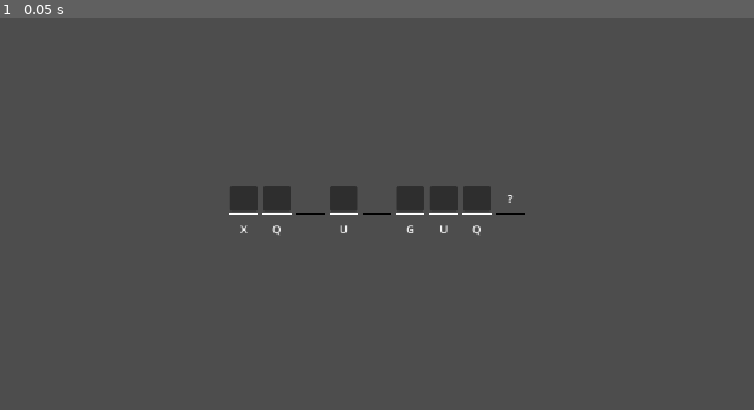
Above: before the commit, frame 1.
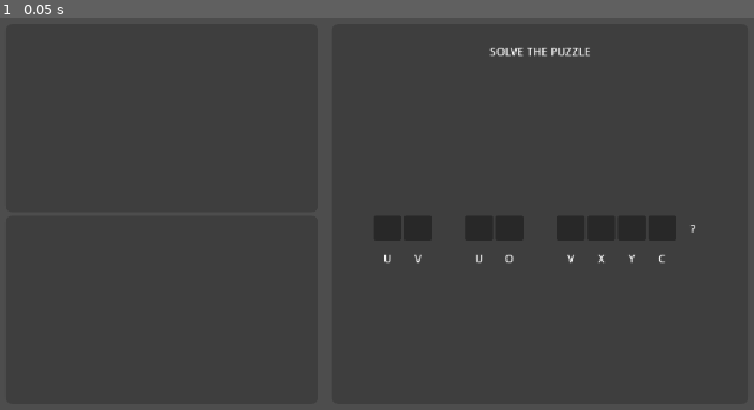
Above: after the commit, the same moment.

Repository: sandre-to/bachelor2026-frontend
Game: Godot game, scene res://assets/tools/cryptogram/cryptogram.tscn
Same seed, same stepped clock (60 frames per second), same inputs: the game is played once before the commit and once after it. Before the commit the project starts from res://scenes/tools/cryptogram/cryptogram.tscn.
Inputs:
- Up to frame 1 (0.05 s): no input

The runs differ from the first frame. In frame 1, 2.5% of the frame differs, in the area x 30-93%, y 7-63%.

Commit message:
Starter på bruker input

Diff:
--- /dev/null
+++ b/assets/tools/cryptogram/crypto-theme.tres
@@ -0,0 +1,11 @@
+[gd_resource type="Theme" format=3 uid="uid://bevarwxrnatg"]
+
+[sub_resource type="StyleBoxFlat" id="StyleBoxFlat_ak0rv"]
+bg_color = Color(0.24477637, 0.2447764, 0.24477637, 1)
+corner_radius_top_left = 10
+corner_radius_top_right = 10
+corner_radius_bottom_right = 10
+corner_radius_bottom_left = 10
+
+[resource]
+Panel/styles/panel = SubResource("StyleBoxFlat_ak0rv")
--- a/scenes/tools/cryptogram/cryptogram.gd
+++ b/assets/tools/cryptogram/cryptogram.gd
@@ -15,8 +15,7 @@
 @export var test_string: String = ""
 @export var letter_box_scene: PackedScene
 
-@onready var h_box_container: HBoxContainer = %HBoxContainer
-@onready var grid_container: GridContainer = %GridContainer
+@onready var word_manager: GridContainer = %WordManager
 
 var mapped_letters: Dictionary[String, String] = {}
 
@@ -63,12 +62,13 @@
 	for letter in words:
 		var lower_case_letter := letter.to_lower()
 		var letter_box: LetterBox = letter_box_scene.instantiate()
-		grid_container.add_child(letter_box)
+		word_manager.add_child(letter_box)
 
 		# Mellomrom i setningen.
 		if letter == " ":
 			letter_box.button.disabled = true
-			letter_box.button.modulate = 0
+			letter_box.button.self_modulate = 0
+			letter_box.line.hide()
 			continue
 
 		# Sjekker om bokstavene som er sendt finnes i alfabetet
@@ -85,3 +85,4 @@
 		# Denne delen kjører kun hvis det er symboler eller annet.
 		letter_box.button.self_modulate = 0
 		letter_box.guessed_letter.text = letter
+		letter_box.line.hide()
--- /dev/null
+++ b/assets/tools/cryptogram/cryptogram.tscn
@@ -0,0 +1,78 @@
+[gd_scene format=3 uid="uid://dwxgp4h2t0jwm"]
+
+[ext_resource type="Theme" uid="uid://bevarwxrnatg" path="res://assets/tools/cryptogram/crypto-theme.tres" id="1_dk2ld"]
+[ext_resource type="Script" uid="uid://bcle7l7mbmwke" path="res://assets/tools/cryptogram/cryptogram.gd" id="1_iplmf"]
+[ext_resource type="PackedScene" uid="uid://c5fsrvarkxfyu" path="res://assets/tools/cryptogram/letter_box.tscn" id="2_ak0rv"]
+
+[node name="Cryptogram" type="Control" unique_id=2122768395]
+layout_mode = 3
+anchors_preset = 15
+anchor_right = 1.0
+anchor_bottom = 1.0
+grow_horizontal = 2
+grow_vertical = 2
+theme = ExtResource("1_dk2ld")
+script = ExtResource("1_iplmf")
+test_string = "Is it safe?"
+letter_box_scene = ExtResource("2_ak0rv")
+
+[node name="MarginContainer" type="MarginContainer" parent="." unique_id=432365300]
+layout_mode = 1
+anchors_preset = 15
+anchor_right = 1.0
+anchor_bottom = 1.0
+offset_left = -3.0
+offset_right = 3.0
+grow_horizontal = 2
+grow_vertical = 2
+theme_override_constants/margin_left = 50
+theme_override_constants/margin_top = 50
+theme_override_constants/margin_right = 50
+theme_override_constants/margin_bottom = 50
+
+[node name="HBoxContainer" type="HBoxContainer" parent="MarginContainer" unique_id=479246492]
+custom_minimum_size = Vector2(40, 80)
+layout_mode = 2
+theme_override_constants/separation = 20
+alignment = 1
+
+[node name="VBoxContainer" type="VBoxContainer" parent="MarginContainer/HBoxContainer" unique_id=1452733025]
+layout_mode = 2
+size_flags_horizontal = 0
+
+[node name="Panel" type="Panel" parent="MarginContainer/HBoxContainer/VBoxContainer" unique_id=490163806]
+custom_minimum_size = Vector2(450, 0)
+layout_mode = 2
+size_flags_horizontal = 4
+size_flags_vertical = 3
+
+[node name="Panel2" type="Panel" parent="MarginContainer/HBoxContainer/VBoxContainer" unique_id=1159326427]
+layout_mode = 2
+size_flags_vertical = 3
+
+[node name="Panel" type="Panel" parent="MarginContainer/HBoxContainer" unique_id=2093606927]
+custom_minimum_size = Vector2(600, 0)
+layout_mode = 2
+size_flags_horizontal = 6
+
+[node name="VBoxContainer" type="VBoxContainer" parent="MarginContainer/HBoxContainer/Panel" unique_id=1293032298]
+layout_mode = 1
+anchors_preset = 15
+anchor_right = 1.0
+anchor_bottom = 1.0
+grow_horizontal = 2
+grow_vertical = 2
+
+[node name="Label" type="Label" parent="MarginContainer/HBoxContainer/Panel/VBoxContainer" unique_id=1578078753]
+custom_minimum_size = Vector2(0, 80)
+layout_mode = 2
+text = "SOLVE THE PUZZLE"
+horizontal_alignment = 1
+vertical_alignment = 1
+
+[node name="WordManager" type="GridContainer" parent="MarginContainer/HBoxContainer/Panel/VBoxContainer" unique_id=898777713]
+unique_name_in_owner = true
+layout_mode = 2
+size_flags_horizontal = 4
+size_flags_vertical = 6
+columns = 12
--- /dev/null
+++ b/assets/tools/cryptogram/letter_box.gd
@@ -0,0 +1,38 @@
+class_name LetterBox extends Panel
+
+@onready var guessed_letter: Label = %GuessedLetter
+@onready var sub_letter: Label = $VBoxContainer/SubLetter
+@onready var line: Panel = $VBoxContainer/Panel
+@onready var button: Button = $%Button
+
+var focused: bool = false
+
+func _input(event: InputEvent) -> void:
+	if not focused:
+		return
+
+	# Fjern bokstaven hvis spilleren trykker på backspace.
+	if event.is_action_pressed("backspace"):
+		set_guessed_letter("")
+		button.release_focus()
+		button.button_pressed = false
+		return
+
+	# Setter inn gjettet bokstav.
+	var input_letter := event.as_text()
+	if input_letter.length() != 1:
+		return
+
+	button.release_focus()
+	button.button_pressed = false
+	set_guessed_letter(input_letter)
+
+func set_guessed_letter(input_letter: String) -> void:
+	guessed_letter.text = input_letter.to_upper()
+
+# Sub letter er den krypterte bokstaven.
+func set_sub_letter(input_letter: String) -> void:
+	sub_letter.text = input_letter.to_upper()
+
+func _on_button_toggled(toggled_on: bool) -> void:
+	focused = toggled_on
--- a/scenes/tools/cryptogram/letter_box.tscn
+++ b/assets/tools/cryptogram/letter_box.tscn
@@ -1,7 +1,10 @@
 [gd_scene format=3 uid="uid://c5fsrvarkxfyu"]
 
-[ext_resource type="Theme" uid="uid://dbiogwry113ua" path="res://scenes/tools/cryptogram/letter_box_theme.tres" id="1_7swl5"]
-[ext_resource type="Script" uid="uid://dw7vjdb6nw3kn" path="res://scenes/tools/cryptogram/letter_box.gd" id="2_54wdr"]
+[ext_resource type="Script" uid="uid://dw7vjdb6nw3kn" path="res://assets/tools/cryptogram/letter_box.gd" id="2_54wdr"]
+
+[sub_resource type="StyleBoxFlat" id="StyleBoxFlat_djvoj"]
+bg_color = Color(0.35906905, 0.35906908, 0.35906896, 1)
+draw_center = false
 
 [sub_resource type="LabelSettings" id="LabelSettings_54wdr"]
 
@@ -23,7 +26,6 @@
 grow_vertical = 2
 size_flags_horizontal = 3
 size_flags_vertical = 3
-theme = ExtResource("1_7swl5")
 script = ExtResource("2_54wdr")
 
 [node name="VBoxContainer" type="VBoxContainer" parent="." unique_id=809700673]
@@ -35,13 +37,18 @@
 grow_vertical = 2
 alignment = 1
 
-[node name="Button" type="Button" parent="VBoxContainer" unique_id=1226896190]
+[node name="GuessedLetter" type="Label" parent="VBoxContainer" unique_id=1062447165]
+unique_name_in_owner = true
 layout_mode = 2
 size_flags_vertical = 3
-toggle_mode = true
+theme_override_styles/normal = SubResource("StyleBoxFlat_djvoj")
+label_settings = SubResource("LabelSettings_54wdr")
+horizontal_alignment = 1
+vertical_alignment = 1
 
-[node name="GuessedLetter" type="Label" parent="VBoxContainer/Button" unique_id=1062447165]
+[node name="Button" type="Button" parent="VBoxContainer/GuessedLetter" unique_id=1226896190]
 unique_name_in_owner = true
+show_behind_parent = true
 layout_mode = 1
 anchors_preset = 15
 anchor_right = 1.0
@@ -49,9 +56,7 @@
 grow_horizontal = 2
 grow_vertical = 2
 size_flags_vertical = 3
-label_settings = SubResource("LabelSettings_54wdr")
-horizontal_alignment = 1
-vertical_alignment = 1
+toggle_mode = true
 
 [node name="Panel" type="Panel" parent="VBoxContainer" unique_id=875115884]
 layout_mode = 2
@@ -65,4 +70,4 @@
 horizontal_alignment = 1
 vertical_alignment = 1
 
-[connection signal="toggled" from="VBoxContainer/Button" to="." method="_on_button_toggled"]
+[connection signal="toggled" from="VBoxContainer/GuessedLetter/Button" to="." method="_on_button_toggled"]
--- a/scenes/tools/cryptogram/letter_box_theme.tres
+++ b/assets/tools/cryptogram/letter_box_theme.tres
@@ -1,3 +1,4 @@
 [gd_resource type="Theme" format=3 uid="uid://dbiogwry113ua"]
 
 [resource]
+Label/styles/normal = null
--- a/scenes/tools/password_breaker/password_breaker.tscn
+++ b/assets/tools/password_breaker/password_breaker.tscn
@@ -1,6 +1,7 @@
-[gd_scene load_steps=6 format=3 uid="uid://bi1flxy02hves"]
-
-[ext_resource type="Shader" uid="uid://cc6cy5181oha2" path="res://scenes/tools/portfinder/portfinder_scene.gdshader" id="1_bwm4j"]
+[gd_scene format=3 uid="uid://bi1flxy02hves"]
+
+[ext_resource type="Shader" uid="uid://cc6cy5181oha2" path="res://assets/tools/portfinder/portfinder_scene.gdshader" id="1_bwm4j"]
+
 
 [sub_resource type="ShaderMaterial" id="ShaderMaterial_u1dy7"]
 shader = ExtResource("1_bwm4j")
--- a/scenes/tools/portfinder/portfinder_scene.tscn
+++ b/assets/tools/portfinder/portfinder_scene.tscn
@@ -1,7 +1,8 @@
-[gd_scene load_steps=6 format=3 uid="uid://ci0qy2icdgh4o"]
+[gd_scene format=3 uid="uid://ci0qy2icdgh4o"]
 
-[ext_resource type="Script" uid="uid://dw5q6yd5vy3jp" path="res://scenes/tools/portfinder/portfinder_scene.gd" id="1_27as4"]
-[ext_resource type="Shader" uid="uid://cc6cy5181oha2" path="res://scenes/tools/portfinder/portfinder_scene.gdshader" id="2_1gmsj"]
+[ext_resource type="Script" uid="uid://dw5q6yd5vy3jp" path="res://assets/tools/portfinder/portfinder_scene.gd" id="1_27as4"]
+[ext_resource type="Shader" uid="uid://cc6cy5181oha2" path="res://assets/tools/portfinder/portfinder_scene.gdshader" id="2_1gmsj"]
+
 
 [sub_resource type="ShaderMaterial" id="ShaderMaterial_iergq"]
 shader = ExtResource("2_1gmsj")
--- a/icon.svg
+++ /dev/null
@@ -1 +0,0 @@
-<svg xmlns="http://www.w3.org/2000/svg" width="128" height="128"><rect width="124" height="124" x="2" y="2" fill="#363d52" stroke="#212532" stroke-width="4" rx="14"/><g fill="#fff" transform="translate(12.322 12.322)scale(.101)"><path d="M105 673v33q407 354 814 0v-33z"/><path fill="#478cbf" d="m105 673 152 14q12 1 15 14l4 67 132 10 8-61q2-11 15-15h162q13 4 15 15l8 61 132-10 4-67q3-13 15-14l152-14V427q30-39 56-81-35-59-83-108-43 20-82 47-40-37-88-64 7-51 8-102-59-28-123-42-26 43-46 89-49-7-98 0-20-46-46-89-64 14-123 42 1 51 8 102-48 27-88 64-39-27-82-47-48 49-83 108 26 42 56 81zm0 33v39c0 276 813 276 814 0v-39l-134 12-5 69q-2 10-14 13l-162 11q-12 0-16-11l-10-65H446l-10 65q-4 11-16 11l-162-11q-12-3-14-13l-5-69z"/><path d="M483 600c0 34 58 34 58 0v-86c0-34-58-34-58 0z"/><circle cx="725" cy="526" r="90"/><circle cx="299" cy="526" r="90"/></g><g fill="#414042" transform="translate(12.322 12.322)scale(.101)"><circle cx="307" cy="532" r="60"/><circle cx="717" cy="532" r="60"/></g></svg>
--- a/project.godot
+++ b/project.godot
@@ -17,8 +17,23 @@
 config/name="CTF Project"
 run/main_scene="uid://dwxgp4h2t0jwm"
 config/features=PackedStringArray("4.6", "GL Compatibility")
-config/icon="res://icon.svg"
 
 [display]
 
 window/stretch/mode="canvas_items"
+
+[file_customization]
+
+folder_colors={
+"res://assets/": "red",
+"res://scenes/": "green",
+"res://scripts/": "purple"
+}
+
+[input]
+
+backspace={
+"deadzone": 0.2,
+"events": [Object(InputEventKey,"resource_local_to_scene":false,"resource_name":"","device":0,"window_id":0,"alt_pressed":false,"shift_pressed":false,"ctrl_pressed":false,"meta_pressed":false,"pressed":false,"keycode":0,"physical_keycode":4194308,"key_label":0,"unicode":0,"location":0,"echo":false,"script":null)
+]
+}
--- a/scenes/desktop_environment.tscn
+++ b/scenes/login_screen/desktop_environment.tscn
@@ -1,6 +1,7 @@
-[gd_scene load_steps=5 format=3 uid="uid://bxrsa5in13360"]
+[gd_scene format=3 uid="uid://bxrsa5in13360"]
 
-[ext_resource type="Theme" uid="uid://bg64qtkijul1s" path="res://assets/desktop_theme.tres" id="1_enld1"]
+[ext_resource type="Theme" uid="uid://bg64qtkijul1s" path="res://scenes/login_screen/desktop_theme.tres" id="1_enld1"]
+
 
 [sub_resource type="StyleBoxFlat" id="StyleBoxFlat_71yap"]
 bg_color = Color(1, 1, 1, 1)
--- a/scenes/tools/cryptogram/cryptogram.tscn
+++ /dev/null
@@ -1,56 +0,0 @@
-[gd_scene format=3 uid="uid://dwxgp4h2t0jwm"]
-
-[ext_resource type="Script" uid="uid://bcle7l7mbmwke" path="res://scenes/tools/cryptogram/cryptogram.gd" id="1_iplmf"]
-[ext_resource type="PackedScene" uid="uid://c5fsrvarkxfyu" path="res://scenes/tools/cryptogram/letter_box.tscn" id="2_ak0rv"]
-
-[node name="Cryptogram" type="Control" unique_id=2122768395]
-layout_mode = 3
-anchors_preset = 15
-anchor_right = 1.0
-anchor_bottom = 1.0
-grow_horizontal = 2
-grow_vertical = 2
-script = ExtResource("1_iplmf")
-test_string = "Am I him?"
-letter_box_scene = ExtResource("2_ak0rv")
-
-[node name="Panel" type="Panel" parent="." unique_id=1655366806]
-self_modulate = Color(1, 1, 1, 0)
-layout_mode = 1
-anchors_preset = 15
-anchor_right = 1.0
-anchor_bottom = 1.0
-grow_horizontal = 2
-grow_vertical = 2
-
-[node name="MarginContainer" type="MarginContainer" parent="Panel" unique_id=432365300]
-layout_mode = 1
-anchors_preset = 8
-anchor_left = 0.5
-anchor_top = 0.5
-anchor_right = 0.5
-anchor_bottom = 0.5
-offset_left = -60.0
-offset_top = -80.0
-offset_right = 60.0
-offset_bottom = 80.0
-grow_horizontal = 2
-grow_vertical = 2
-theme_override_constants/margin_left = 40
-theme_override_constants/margin_top = 40
-theme_override_constants/margin_right = 40
-theme_override_constants/margin_bottom = 40
-
-[node name="GridContainer" type="GridContainer" parent="Panel/MarginContainer" unique_id=1924734759]
-unique_name_in_owner = true
-layout_mode = 2
-theme_override_constants/h_separation = 8
-columns = 12
-
-[node name="HBoxContainer" type="HBoxContainer" parent="Panel/MarginContainer" unique_id=479246492]
-unique_name_in_owner = true
-visible = false
-custom_minimum_size = Vector2(40, 80)
-layout_mode = 2
-theme_override_constants/separation = 8
-alignment = 1
--- a/scenes/tools/cryptogram/letter_box.gd
+++ /dev/null
@@ -1,15 +0,0 @@
-class_name LetterBox extends Panel
-
-@onready var guessed_letter: Label = %GuessedLetter
-@onready var sub_letter: Label = $VBoxContainer/SubLetter
-@onready var line: Panel = $VBoxContainer/Panel
-@onready var button: Button = $VBoxContainer/Button
-
-var focused: bool = false
-
-# Sub letter er den krypterte bokstaven
-func set_sub_letter(input_letter: String) -> void:
-	sub_letter.text = input_letter.to_upper()
-
-func _on_button_toggled(toggled_on: bool) -> void:
-	focused = toggled_on
Renamed: scenes/tools/cryptogram/cryptogram.gd.uid -> assets/tools/cryptogram/cryptogram.gd.uid
Renamed: scenes/tools/cryptogram/letter_box.gd.uid -> assets/tools/cryptogram/letter_box.gd.uid
Renamed: scenes/tools/portfinder/portfinder_scene.gd -> assets/tools/portfinder/portfinder_scene.gd
Renamed: scenes/tools/portfinder/portfinder_scene.gd.uid -> assets/tools/portfinder/portfinder_scene.gd.uid
Renamed: scenes/tools/portfinder/portfinder_scene.gdshader -> assets/tools/portfinder/portfinder_scene.gdshader
Renamed: scenes/tools/portfinder/portfinder_scene.gdshader.uid -> assets/tools/portfinder/portfinder_scene.gdshader.uid
Not shown, removed: icon.svg.import
Renamed: assets/desktop_theme.tres -> scenes/login_screen/desktop_theme.tres
Not shown, added: assets/tools/cryptogram/cryptogram.tscn1499849794.tmp
Not shown, added: assets/tools/cryptogram/cryptogram.tscn2056772678.tmp
Not shown, added: assets/tools/cryptogram/cryptogram.tscn283176881.tmp
Not shown, added: assets/tools/cryptogram/cryptogram.tscn3379536523.tmp
